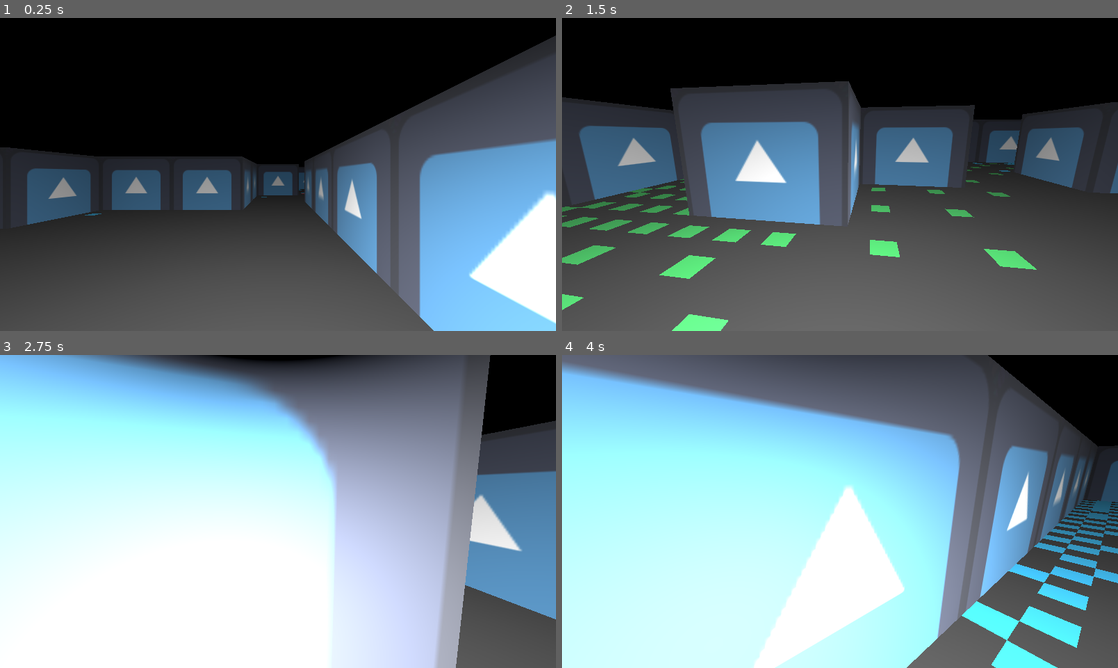
Above: before the commit, frames 1-4 (two rows, left to right).
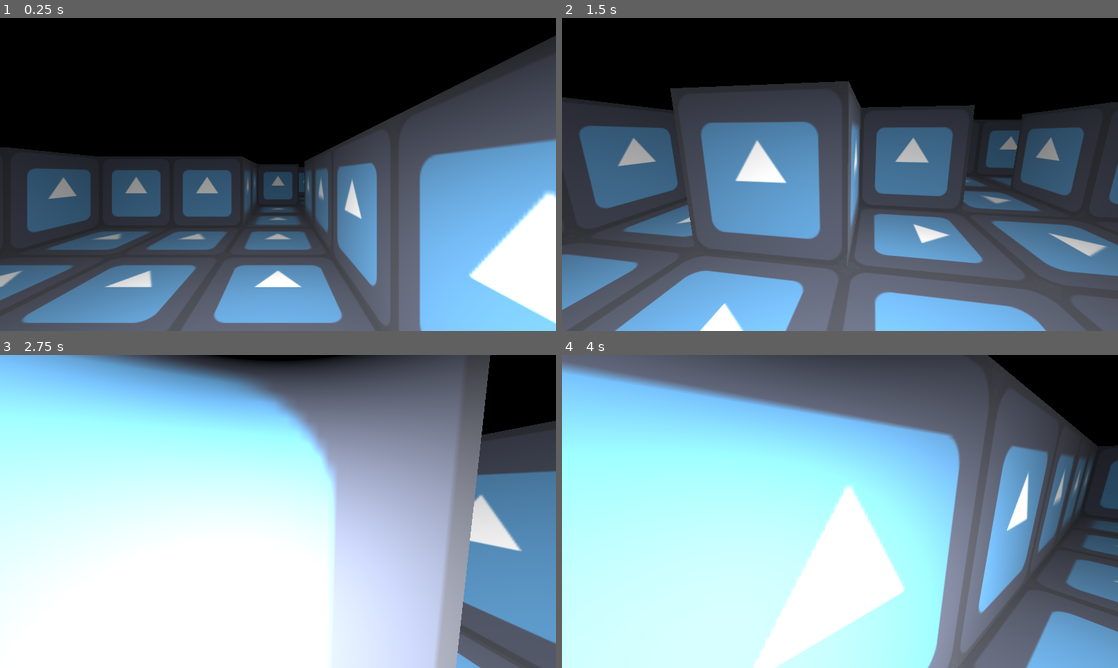
Above: after the commit, the same moments.

Repository: DnumdeYevoc/PooPee-Portal
Game: Godot game, scene res://Game.tscn
Two runs of this game, one before a commit and one after it. Both use one fixed random seed, a clock stepped at 60 frames per second and the inputs below. The engine's default icon, where the game draws it, is replaced by a stand-in: a white triangle on a blue panel in a dark square.
Inputs (mouse positions are in pixels of both pictures, inside the frame that each line leads up to):
- Up to frame 1 (0.25 s): no input
- Up to frame 2 (1.5 s): tap Enter at 0.5 s; move the mouse to (962, 158) at 0.52 s; hold D (Right) 0.53-1.28 s; click (962, 158) at 0.67 s; tap Space at 1.25 s; move the mouse to (812, 174) at 1.27 s; hold W (Forward) from 1.28 s (still down)
- Up to frame 3 (2.75 s): keep holding W (Forward); move the mouse to (289, 505) at 2.02 s
- Up to frame 4 (4 s): keep holding W (Forward); move the mouse to (834, 517) at 2.77 s; move the mouse to (878, 514) at 3.52 s

The runs differ from the first frame. In frame 1, 15% of the frame differs, in the area x 0-78%, y 54-100%; in frame 2, 28%, in the area x 0-100%, y 46-100%; in frame 3, 2.5%; in frame 4, 8.9%.

Commit message:
removed ground

Diff:
--- a/finalproject/Game.tscn
+++ b/finalproject/Game.tscn
@@ -1,33 +1,12 @@
-[gd_scene load_steps=8 format=3 uid="uid://b2o0ukc75ooyi"]
+[gd_scene load_steps=4 format=3 uid="uid://b2o0ukc75ooyi"]
 
-[ext_resource type="Texture2D" uid="uid://hgcypqiupopj" path="res://Ground.png" id="1_3ycum"]
 [ext_resource type="PackedScene" uid="uid://baotyfgwkgnur" path="res://Player.tscn" id="1_283go"]
 [ext_resource type="Script" path="res://game.gd" id="1_wlm3h"]
 [ext_resource type="PackedScene" uid="uid://bf4yul5kba1mo" path="res://Map.tscn" id="2_dr8kx"]
-
-[sub_resource type="StandardMaterial3D" id="StandardMaterial3D_bo6ff"]
-albedo_texture = ExtResource("1_3ycum")
-texture_filter = 0
-
-[sub_resource type="QuadMesh" id="QuadMesh_fqsdw"]
-size = Vector2(50, 50)
-
-[sub_resource type="BoxShape3D" id="BoxShape3D_a3qbc"]
-size = Vector3(50, 50, 0)
 
 [node name="Game" type="Node"]
 script = ExtResource("1_wlm3h")
 Map = ExtResource("2_dr8kx")
 
-[node name="ground" type="MeshInstance3D" parent="."]
-transform = Transform3D(1, 0, 0, 0, 1.19249e-08, 1, 0, -1, 1.19249e-08, 0, -1, 0)
-material_override = SubResource("StandardMaterial3D_bo6ff")
-mesh = SubResource("QuadMesh_fqsdw")
-
-[node name="RigidBody3D" type="RigidBody3D" parent="ground"]
-
-[node name="CollisionShape3D" type="CollisionShape3D" parent="ground/RigidBody3D"]
-shape = SubResource("BoxShape3D_a3qbc")
-
 [node name="Player" parent="." instance=ExtResource("1_283go")]
 transform = Transform3D(1, 0, 0, 0, 1, 0, 0, 0, 1, 0, 1.05837, 5.77036)
